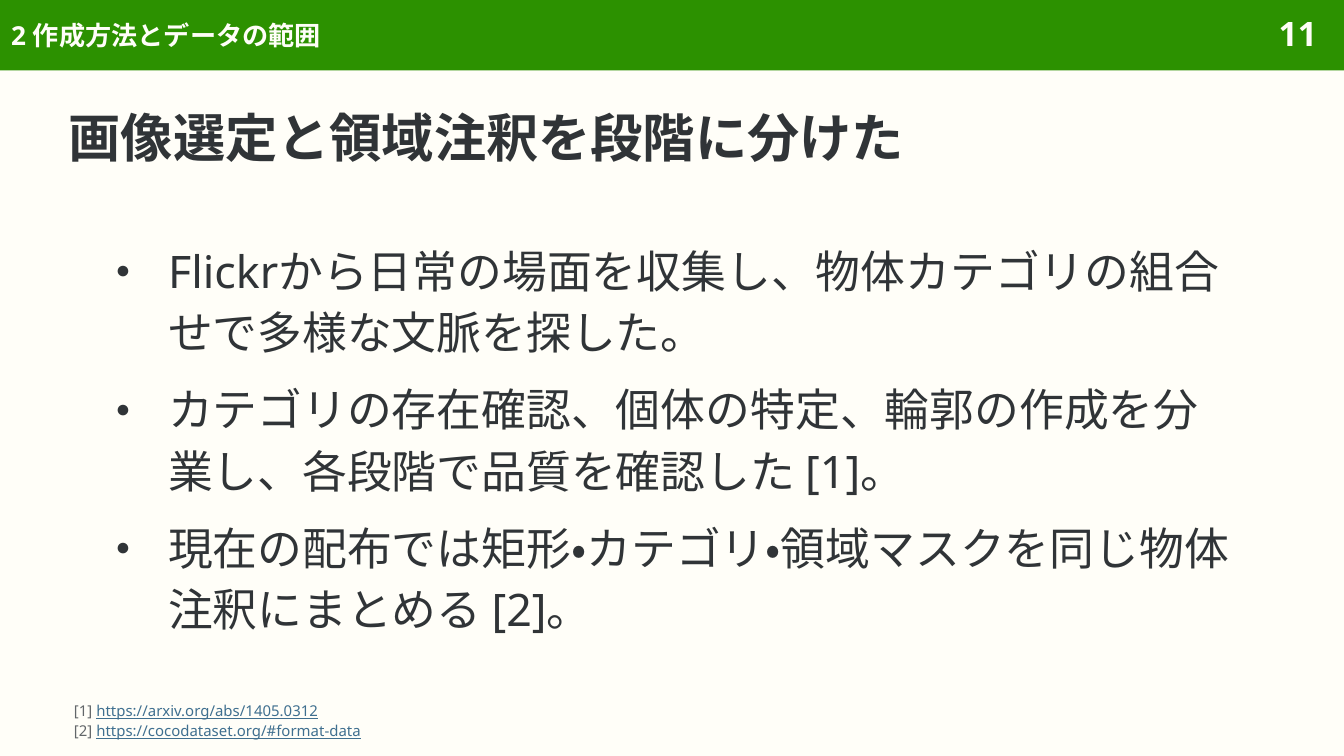
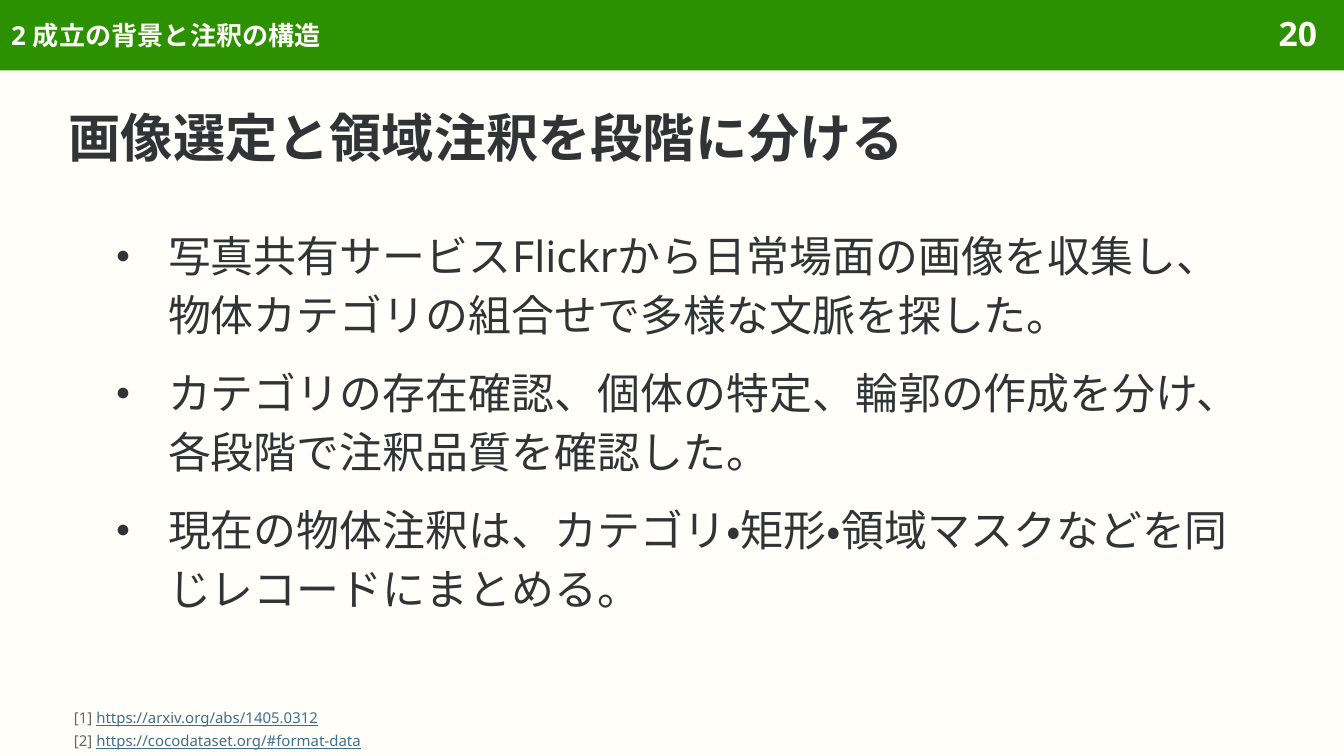
Before and after one commit to sasakiy84/datasets-in-10-minutes, a slide deck: slide 20 of slides/datasets-in-10-minutes-coco.pptx (slide 11 before the commit). Drawn at 1344x756 pixels with LibreOffice and Linux fonts; fonts in the diff are those of the drawing. Boxes give left, top, right and bottom in pixels: in the first picture for what was removed or moved away, otherwise in the second. Text is boxed around its words. In the diff, an @@ line names an element or a change of style, - is before the commit and + after.

```diff
--- a/slides/datasets-in-10-minutes-coco.pptx
+++ b/slides/datasets-in-10-minutes-coco.pptx
@@ title at [11, 22, 321, 48]: text changed @@
-2 作成方法とデータの範囲
+2 成立の背景と注釈の構造
@@ page number at [1279, 21, 1317, 47]: text changed @@
-11
+20
@@ title at [69, 112, 904, 162]: text changed @@
-画像選定と領域注釈を段階に分けた
+画像選定と領域注釈を段階に分ける
@@ text at [168, 236, 1239, 608]: text changed; size 24 to 23 pt @@
-● Flickrから日常の場面を収集し、物体カテゴリの組合せで多様な文脈を探した。
-● カテゴリの存在確認、個体の特定、輪郭の作成を分業し、各段階で品質を確認した [1]。
-● 現在の配布では矩形・カテゴリ・領域マスクを同じ物体注釈にまとめる [2]。
+● 写真共有サービスFlickrから日常場面の画像を収集し、物体カテゴリの組合せで多様な文脈を探した。
+● カテゴリの存在確認、個体の特定、輪郭の作成を分け、各段階で注釈品質を確認した。
+● 現在の物体注釈は、カテゴリ・矩形・領域マスクなどを同じレコードにまとめる。
@@ text "[1] https://arxiv.org/abs/1405.0312" at [74, 711, 360, 750]: line spacing 1.15 to 12pt @@
```
Also in this commit, not shown: 32 other slides changed, 22 slides added, 4 other files.
